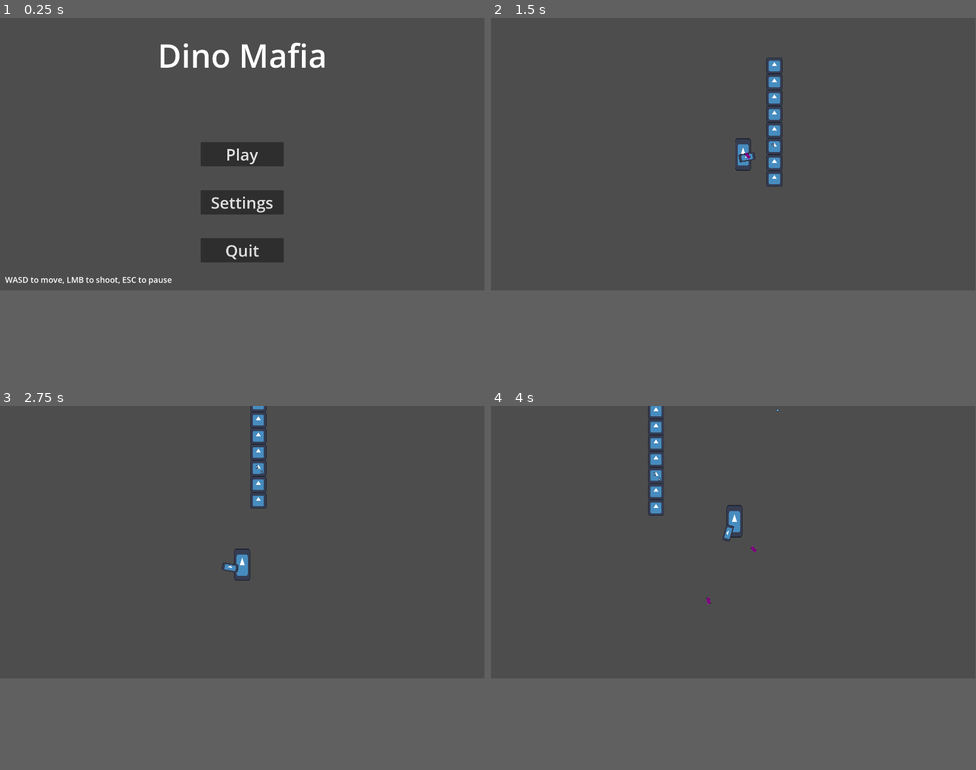
Above: before the commit, frames 1-4 (two rows, left to right).
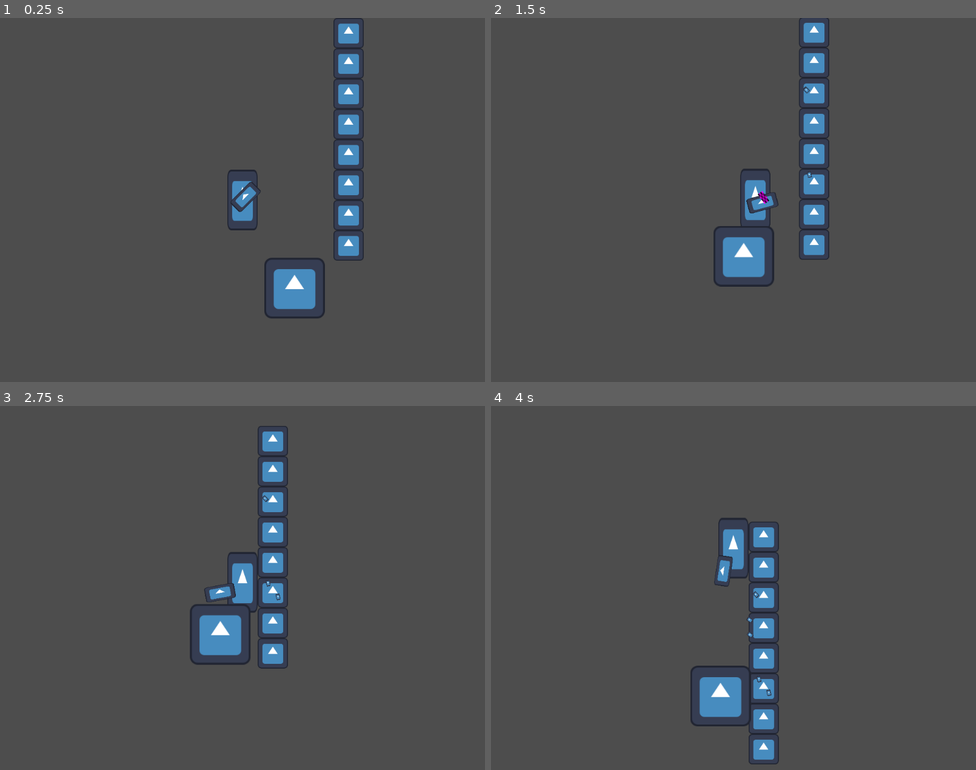
Above: after the commit, the same moments.

Repository: Username1930466/AppleSeedGameJam
Game: Godot game, scene res://scenes/game.tscn
Two runs of this game, one before a commit and one after it. Both use one fixed random seed, a clock stepped at 60 frames per second and the inputs below. Before the commit the project starts from res://scenes/Menu.tscn. The engine's default icon, where the game draws it, is replaced by a stand-in: a white triangle on a blue panel in a dark square.
Inputs (mouse positions are in pixels of both pictures, inside the frame that each line leads up to):
- Up to frame 1 (0.25 s): no input
- Up to frame 2 (1.5 s): click (733, 152) at 0.5 s, where only the run before the commit has a clickable "Play"; move the mouse to (840, 141) at 1.27 s; press the mouse at (840, 141) at 1.28 s; hold D (move_right) from 1.28 s (still down)
- Up to frame 3 (2.75 s): move the mouse to (145, 555) at 2.02 s; release D (move_right) at 2.03 s; release the mouse at (145, 555) at 2.03 s; hold S (move_down) from 2.03 s (still down); click (145, 555) at 2.1 s
- Up to frame 4 (4 s): move the mouse to (782, 482) at 2.77 s; release S (move_down) at 2.78 s; press the mouse at (782, 482) at 2.78 s; hold D (move_right) 2.78-3.53 s; move the mouse to (709, 595) at 3.52 s; release the mouse at (709, 595) at 3.53 s; hold W (move_up) from 3.53 s (still down); click (709, 595) at 3.6 s
In our replay, the window is 799x449 before the commit and 800x600 after it. These sizes can differ from the game's own. Grey fills any space a smaller window leaves; there, only what the larger window draws over its background counts as a difference.

The runs differ from the first frame. In frame 1, 8.4% of the frame differs, in the area x 1-75%, y 0-83%; in frame 2, 5.2%; in frame 3, 4.9%; in frame 4, 5.1%.

Commit message:
Added NormalDino

Diff:
--- a/project.godot
+++ b/project.godot
@@ -11,7 +11,7 @@
 [application]
 
 config/name="Dino Mafia"
-run/main_scene="uid://5kcvuixub80q"
+run/main_scene="uid://ck761pu6aihp1"
 config/features=PackedStringArray("4.4", "Forward Plus")
 config/icon="res://icon.svg"
 
@@ -21,8 +21,9 @@
 
 [display]
 
-window/size/viewport_width=1920
-window/size/viewport_height=1080
+window/size/viewport_width=1024
+window/size/viewport_height=768
+window/size/mode=3
 
 [input]
 
--- /dev/null
+++ b/scenes/Enemies/normal_dino.tscn
@@ -0,0 +1,56 @@
+[gd_scene load_steps=8 format=3 uid="uid://dlkvwy6b6b54e"]
+
+[ext_resource type="Script" uid="uid://chsfvqm6p2gcv" path="res://scripts/Enemy/NormalDino/normal_dino_enemy.gd" id="1_7qor5"]
+[ext_resource type="Texture2D" uid="uid://ba714uwlf0bsc" path="res://icon.svg" id="2_b5n0f"]
+[ext_resource type="Script" uid="uid://crck6i5effpsi" path="res://scripts/Enemy/NormalDino/normal_dino_idle.gd" id="3_7qor5"]
+[ext_resource type="PackedScene" uid="uid://bblyd1ais6kf8" path="res://scenes/state_machine.tscn" id="3_78en1"]
+[ext_resource type="Script" uid="uid://csgwtpi6mwhgm" path="res://scripts/Enemy/NormalDino/normal_dino_charge.gd" id="5_78en1"]
+
+[sub_resource type="SpriteFrames" id="SpriteFrames_jn1pm"]
+animations = [{
+"frames": [{
+"duration": 1.0,
+"texture": ExtResource("2_b5n0f")
+}],
+"loop": true,
+"name": &"follow",
+"speed": 5.0
+}, {
+"frames": [{
+"duration": 1.0,
+"texture": ExtResource("2_b5n0f")
+}],
+"loop": true,
+"name": &"idle",
+"speed": 5.0
+}]
+
+[sub_resource type="CircleShape2D" id="CircleShape2D_7qor5"]
+radius = 49.0102
+
+[node name="NormalDino" type="CharacterBody2D"]
+collision_layer = 18
+collision_mask = 18
+script = ExtResource("1_7qor5")
+
+[node name="AnimatedSprite2D" type="AnimatedSprite2D" parent="."]
+sprite_frames = SubResource("SpriteFrames_jn1pm")
+animation = &"idle"
+
+[node name="CollisionShape2D" type="CollisionShape2D" parent="."]
+shape = SubResource("CircleShape2D_7qor5")
+
+[node name="State Machine" parent="." node_paths=PackedStringArray("initial_state") instance=ExtResource("3_78en1")]
+initial_state = NodePath("NormalDinoCharge")
+
+[node name="NormalDinoIdle" type="Node" parent="State Machine" node_paths=PackedStringArray("enemy")]
+script = ExtResource("3_7qor5")
+enemy = NodePath("../..")
+move_speed = 20.0
+metadata/_custom_type_script = "uid://crck6i5effpsi"
+
+[node name="NormalDinoCharge" type="Node" parent="State Machine" node_paths=PackedStringArray("enemy")]
+script = ExtResource("5_78en1")
+enemy = NodePath("../..")
+move_speed = 60.0
+metadata/_custom_type_script = "uid://csgwtpi6mwhgm"
--- a/scenes/Menu.tscn
+++ b/scenes/Menu.tscn
@@ -6,6 +6,7 @@
 script = ExtResource("1_xdvgc")
 
 [node name="Camera2D" type="Camera2D" parent="."]
+zoom = Vector2(0.52, 0.645)
 
 [node name="Label" type="Label" parent="."]
 anchors_preset = 5
--- a/scenes/game.tscn
+++ b/scenes/game.tscn
@@ -1,10 +1,11 @@
-[gd_scene load_steps=8 format=4 uid="uid://ck761pu6aihp1"]
+[gd_scene load_steps=9 format=4 uid="uid://ck761pu6aihp1"]
 
 [ext_resource type="Script" uid="uid://bucn6smj0guxs" path="res://scripts/game.gd" id="1_cpr0p"]
 [ext_resource type="PackedScene" uid="uid://cxtiwxctd6gfu" path="res://scenes/player.tscn" id="2_78awf"]
 [ext_resource type="Script" uid="uid://yjjkdjuhsggu" path="res://scripts/camera.gd" id="3_78awf"]
 [ext_resource type="Texture2D" uid="uid://ba714uwlf0bsc" path="res://icon.svg" id="3_s0nni"]
 [ext_resource type="Script" uid="uid://bnnb31mnswo51" path="res://scripts/pause_menu.gd" id="5_s0nni"]
+[ext_resource type="PackedScene" uid="uid://dlkvwy6b6b54e" path="res://scenes/Enemies/normal_dino.tscn" id="6_p57ef"]
 
 [sub_resource type="TileSetAtlasSource" id="TileSetAtlasSource_lnu2h"]
 texture = ExtResource("3_s0nni")
@@ -200,6 +201,11 @@
 theme_override_font_sizes/font_size = 32
 text = "WASD to move, LMB to shoot, ESC to pause"
 
+[node name="Enemies" type="Node" parent="."]
+
+[node name="NormalDino" parent="Enemies" instance=ExtResource("6_p57ef")]
+position = Vector2(117, 198)
+
 [connection signal="pressed" from="PauseMenu/ResumeButton" to="PauseMenu" method="_on_resume_button_pressed"]
 [connection signal="pressed" from="PauseMenu/SettingsButton" to="PauseMenu" method="_on_settings_button_pressed"]
 [connection signal="pressed" from="PauseMenu/MenuButton" to="PauseMenu" method="_on_menu_button_pressed"]
--- a/scenes/player.tscn
+++ b/scenes/player.tscn
@@ -8,7 +8,7 @@
 [sub_resource type="RectangleShape2D" id="RectangleShape2D_g2els"]
 size = Vector2(128, 256)
 
-[node name="Player" type="CharacterBody2D"]
+[node name="Player" type="CharacterBody2D" groups=["Player"]]
 collision_mask = 28
 script = ExtResource("1_g2els")
 
--- /dev/null
+++ b/scenes/state_machine.tscn
@@ -0,0 +1,7 @@
+[gd_scene load_steps=2 format=3 uid="uid://bblyd1ais6kf8"]
+
+[ext_resource type="Script" uid="uid://ey6sb7phbmet" path="res://scripts/State Machine.gd" id="1_6rk0d"]
+
+[node name="State Machine" type="Node" node_paths=PackedStringArray("initial_state")]
+script = ExtResource("1_6rk0d")
+initial_state = NodePath("")
--- /dev/null
+++ b/scripts/Enemy/NormalDino/normal_dino_charge.gd
@@ -0,0 +1,22 @@
+extends State
+class_name NormalDinoCharge
+
+
+@export var enemy : CharacterBody2D
+@export var move_speed := 40.0
+
+var player : CharacterBody2D
+
+
+
+func Enter():
+	player = get_tree().get_first_node_in_group("Player")
+
+func Physics_Update(delta: float):
+	var distance = player.global_position - enemy.global_position
+
+	if distance.length() < 400:
+		enemy.velocity = distance.normalized() * move_speed
+
+	else:
+		Transitioned.emit(self,"NormalDinoIdle")
--- /dev/null
+++ b/scripts/Enemy/NormalDino/normal_dino_enemy.gd
@@ -0,0 +1,26 @@
+extends CharacterBody2D
+class_name NormalDinoEnemy
+
+
+var health = 50
+
+func _ready():
+	pass
+
+func _physics_process(delta):
+	move_and_slide()
+	set_animation()
+	if health <= 0:
+		$AnimatedSprite2D.flip_v = true
+
+func set_animation():
+	if velocity.length() >0:
+		$AnimatedSprite2D.play("follow")
+
+	if velocity.x > 0:
+		$AnimatedSprite2D.flip_h = false
+	else:
+		$AnimatedSprite2D.flip_h = true
+
+func take_damage(amount):
+	print("Damage :" + amount)
--- /dev/null
+++ b/scripts/Enemy/NormalDino/normal_dino_idle.gd
@@ -0,0 +1,30 @@
+extends State
+class_name NormalDinoIdle
+
+@export var enemy : CharacterBody2D
+@export var move_speed := 50.0
+
+var move_direction : Vector2
+var wander_time : float
+var player : CharacterBody2D
+
+func Enter():
+	player = get_tree().get_first_node_in_group("Player")
+	randomize_wander()
+
+func Update(delta : float):
+	if wander_time >0:
+		wander_time -= delta
+	else:
+		randomize_wander()
+
+func Physics_Update(_delta:float):
+	var distance = player.global_position - enemy.global_position
+	if distance.length() < 400:
+		Transitioned.emit(self,"NormalDinoCharge")
+	else:
+		enemy.velocity = move_direction * move_speed
+
+func randomize_wander():
+	move_direction = Vector2(randf_range(-1,1),randf_range(-1,1)).normalized()
+	wander_time = randf_range(1,3)
--- /dev/null
+++ b/scripts/State Machine.gd
@@ -0,0 +1,38 @@
+extends Node
+
+@export var initial_state : State
+
+var current_state : State
+var states : Dictionary = {}
+
+func _ready():
+	for child in get_children():
+		if child is State:
+			states[child.name.to_lower()] = child
+			child.Transitioned.connect(on_child_transitioned)
+	if initial_state:
+		initial_state.Enter()
+		current_state = initial_state
+
+func _process(delta):
+	if current_state:
+		current_state.Update(delta)
+
+func _physics_process(delta):
+	if current_state:
+		current_state.Physics_Update(delta)
+
+func on_child_transitioned(state,new_state_name):
+	if state != current_state:
+		return
+
+	var new_state = states.get(new_state_name.to_lower())
+	if !new_state:
+		return
+
+	if current_state:
+		current_state.Exit()
+
+	new_state.Enter()
+
+	current_state = new_state
--- a/scripts/bullet.gd
+++ b/scripts/bullet.gd
@@ -2,8 +2,11 @@
 
 var dir: Vector2
 var hit = false
+var damage = 20
+@onready var enemy : NormalDinoEnemy
 
 func _ready() -> void:
+	$Area2D.area_entered.connect(_on_area_2d_body_entered)
 	rotation = dir.angle()
 	linear_velocity = dir * 1000
 	$CPUParticles2D.emitting = true
@@ -11,10 +14,16 @@
 func _process(delta: float) -> void:
 	linear_velocity += dir
 
-func _on_area_2d_body_entered(body: Node2D) -> void:
+func _on_area_2d_body_entered(body) -> void:
+	print(body)
 	if body is TileMapLayer and !hit:
 		hit = true
 		$BulletSprite.reparent(Global.game, true)
 		$AudioStreamPlayer2D.playing = true
 		await get_tree().create_timer(0.11).timeout
-		queue_free()
+	var hit_enemy = body.get_parent()
+	if body is NormalDinoEnemy:
+		print("yes")
+		body.health -= damage
+		print(body.health)
+	queue_free()
--- /dev/null
+++ b/scripts/state.gd
@@ -0,0 +1,16 @@
+extends Node
+class_name State
+signal Transitioned
+
+
+func Enter():
+	pass
+
+func Exit():
+	pass
+
+func Update(_delta: float):
+	pass
+
+func Physics_Update(_delta: float):
+	pass
Not shown, added: scripts/Enemy/NormalDino/normal_dino_charge.gd.uid
Not shown, added: scripts/Enemy/NormalDino/normal_dino_enemy.gd.uid
Not shown, added: scripts/Enemy/NormalDino/normal_dino_idle.gd.uid
Not shown, added: scripts/State Machine.gd.uid
Not shown, added: scripts/state.gd.uid
